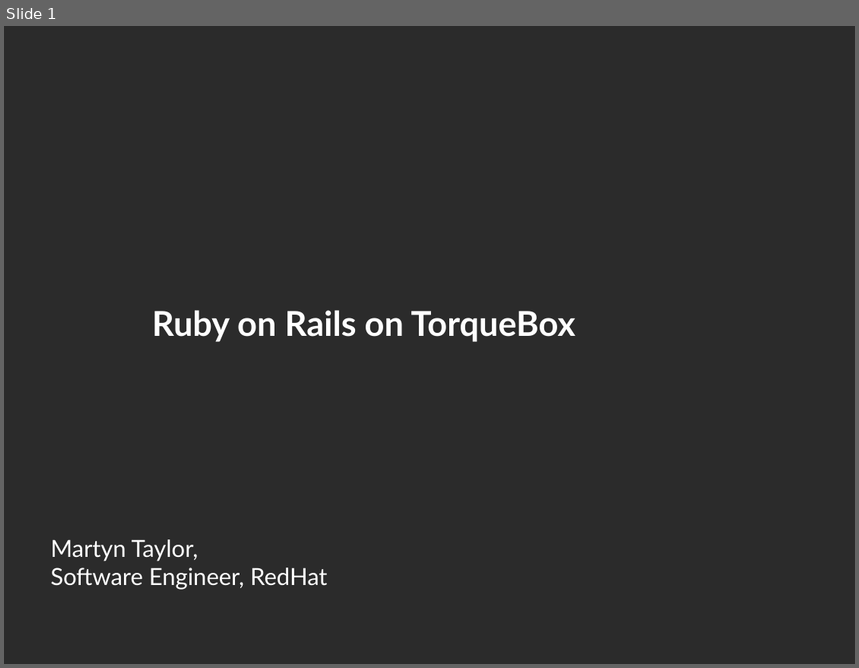
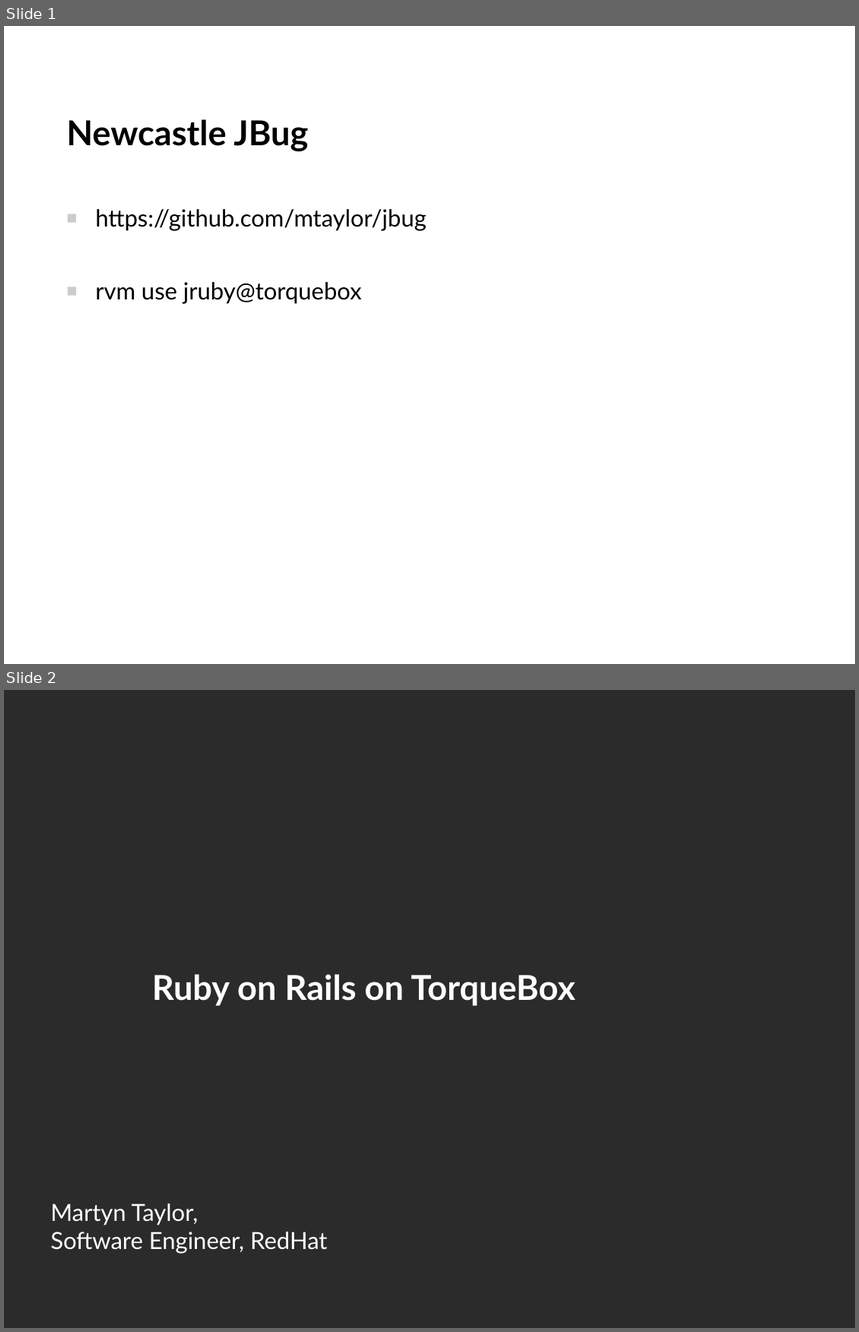
Before and after one commit to mtaylor/jbug, a slide deck: jbug_10_07_12_revised.odp. Shown one above the other, each under a label of ours: slide 1 before the commit, slides 1 and 2 after it. The pictures are 859x668 and 859x1332 pixels, drawn with LibreOffice and Linux fonts; fonts in the diff are those of the drawing; background and template pictures are left out; a plain dark background stands for a picture behind light text. Boxes give left, top, right and bottom in pixels: in the first picture for what was removed or moved away, otherwise in the second. Text is boxed around its words. In the diff, an @@ line names an element or a change of style, - is before the commit and + after.

```diff
--- a/jbug_10_07_12_revised.odp
+++ b/jbug_10_07_12_revised.odp
@@ slide 1 added at (x1=4, y1=26, x2=855, y2=664), background #FFFFFF @@
@@ title added at (x1=66, y1=119, x2=308, y2=151), 32 pt, text #000000, bold @@
+Newcastle JBug
@@ text added at (x1=95, y1=209, x2=427, y2=304), 22 pt, text #000000 @@
+■ https://github.com/mtaylor/jbug
+■ rvm use jruby@torquebox
@@ what was slide 1 is now slide 2 @@
```
Also in this commit, not shown: 5 other files.
